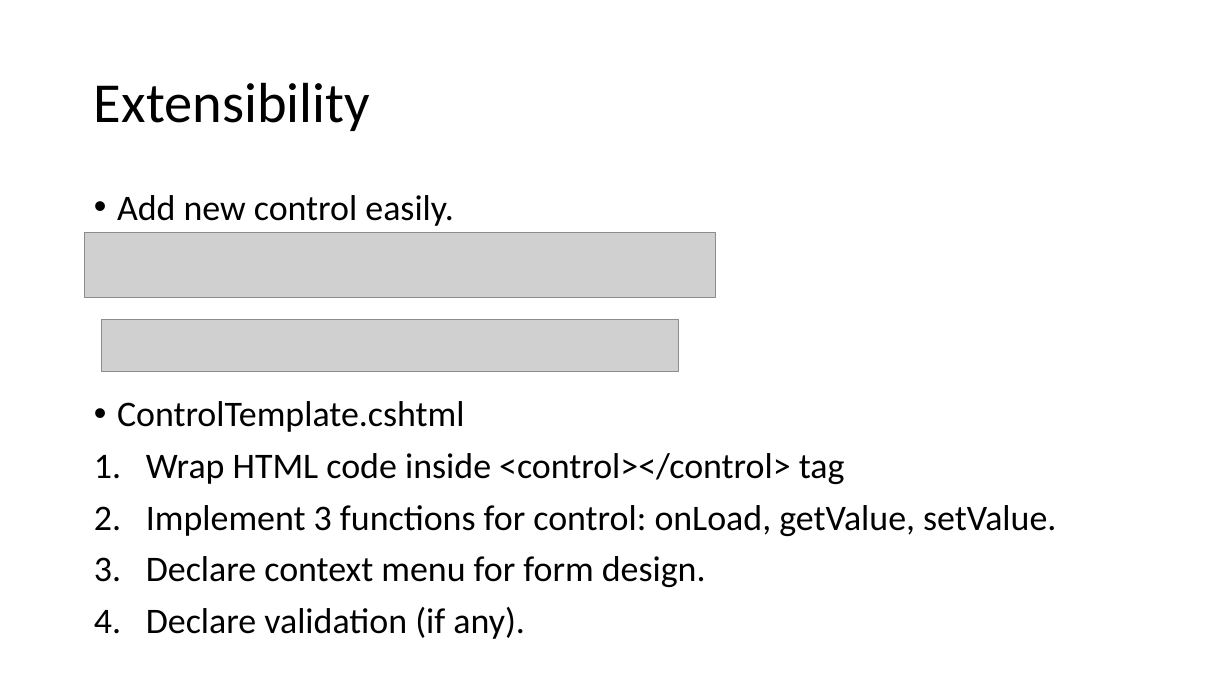
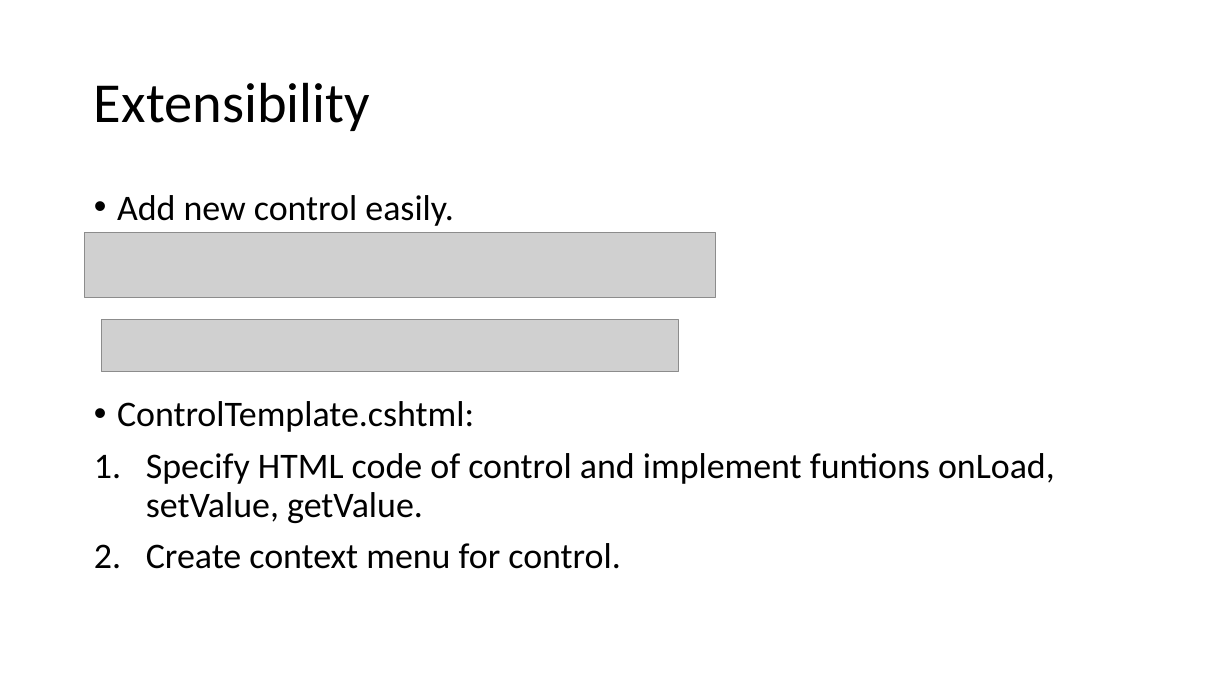
Before and after one commit to hevilhuy/Reports, a slide deck: slide 8 of Document/CRM Portal.pptx. Drawn at 1232x693 pixels with LibreOffice and Linux fonts; fonts in the diff are those of the drawing; grey boxes stand for pictures. Boxes give left, top, right and bottom in pixels: in the first picture for what was removed or moved away, otherwise in the second. Text is boxed around its words. In the diff, an @@ line names an element or a change of style, - is before the commit and + after.

```diff
--- a/Document/CRM Portal.pptx
+++ b/Document/CRM Portal.pptx
@@ text at <box>117,401,1055,569</box>: text changed @@
-• ControlTemplate.cshtml
-1. Wrap HTML code inside <control></control> tag
-2. Implement 3 functions for control: onLoad, getValue, setValue.
-3. Declare context menu for form design.
-4. Declare validation (if any).
+• ControlTemplate.cshtml:
+1. Specify HTML code of control and implement funtions onLoad, setValue, getValue.
+2. Create context menu for control.
```
